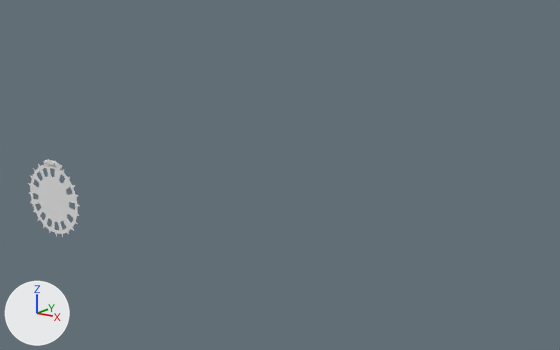
The Blender file modelling/Motorcycle.blend as it was, and as the next commit left it.
Rendered twice from a 50 mm camera at (2.43, 0.68, 2.44) aimed at (-0.26, 4.48, 1.21). Lighting does not change. The marker at lower left points along +X, +Y and +Z.
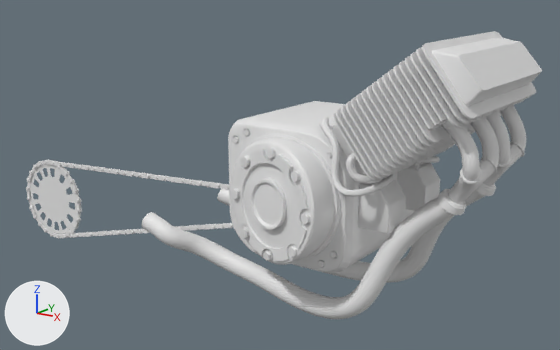
Pixel boxes (x1, y1, x2, y2) of what changed, in the pictures (560 x 350 px; the box of a moved part takes in the faces that stretch with it):
'Cylinder', shown: after (141, 31, 542, 319)
'Circle.016', reshaped, moved, turned: before (54, 161, 62, 169); after (51, 161, 229, 190)
'Circle.015', reshaped: before (44, 159, 56, 165); after (26, 159, 82, 238)
'Circle.018', added: after (57, 223, 234, 238)
part 1 of me_circle_018, added: after (69, 180, 77, 193)
part 2 of me_circle_018, added: after (76, 199, 80, 213)
part 3 of me_circle_018, added: after (72, 218, 79, 229)
part 4 of me_circle_018, added: after (26, 160, 81, 234)
part 5 of me_circle_020, moved or reshaped: before (54, 162, 62, 169); after (60, 162, 65, 167)
part 6 of me_circle_020, added: after (51, 161, 229, 190)

Patch to the scene script:
```diff
--- a/modelling/Motorcycle.blend.py
+++ b/modelling/Motorcycle.blend.py
@@ me_circle_018 @@
 # used by ob_circle_015; location = (-2.032, 4.168, 1.089); rotation_euler = (1.571, 0.131, 0.0), in degrees (90, 7.5, 0); scale = (-0.0139, -0.0139, -0.0139)
-me_circle_018.from_pydata(...)  # 360 vertices, 276 faces; spans x -1.02..6.23, y -1.35..1.36, z -0.76..1.79
+me_circle_018.from_pydata(...)  # 5280 vertices, 3840 faces; spans x -21.21..21.21, y -1.35..41.06, z -0.76..1.79
+# me_circle_018 part 1: the loose piece of 148 vertices spanning x -1.02..6.23, y -1.35..1.36, z -0.76..0.21 is copied, and the copy is turned -60 degrees about the z axis through its middle, then moved by (-18.49, 7.67, 0.0); it spans x -18.49..-13.26, y 4.56..10.77, z -0.76..0.21
+# me_circle_018 part 2: the loose piece of 148 vertices spanning x -1.02..6.23, y -1.35..1.36, z -0.76..0.21 is copied, and the copy is turned -90 degrees about the z axis through its middle, then moved by (-22.46, 17.24, 0.0); it spans x -21.21..-18.49, y 13.62..20.87, z -0.76..0.21
+# me_circle_018 part 3: the loose piece of 148 vertices spanning x -1.02..6.23, y -1.35..1.36, z -0.76..0.21 is copied, and the copy is turned -120 degrees about the z axis through its middle, then moved by (-21.1, 27.52, 0.0); it spans x -20.51..-16.48, y 24.07..30.96, z -0.76..0.21
+# me_circle_018 part 4: 2104 vertices added at x -21.21..21.21, y -1.35..41.06, z -0.76..1.79
@@ me_circle_020 @@
 # used by ob_circle_016; location = (-1.996, 4.176, 1.085); rotation_euler = (1.571, 0.393, 0.0), in degrees (90, 23, 0); scale = (-0.0139, -0.0139, -0.0139)
-me_circle_020.from_pydata(...)  # 80 vertices, 44 faces; spans x -3.63..3.62, y -1.33..1.38, z -0.29..0.34
+me_circle_020.from_pydata(...)  # 7040 vertices, 5120 faces; spans x -0.95..168.28, y -1.05..22.98, z 0.0..2.56
+# me_circle_020 part 5: the loose piece of 40 vertices spanning x -3.63..3.62, y -1.33..1.38, z -0.29..-0.14 is moved by (7.9, 0.96, 1.28)
+# me_circle_020 part 6: 6240 vertices added at x -0.95..168.28, y -1.05..22.98, z 0.0..2.56
+# me_circle_020 part 7: the surface is now shaded smooth
@@ me_circle_031 @@
+me_circle_031.from_pydata(...)  # 7040 vertices, 5120 faces; spans x -1.0..168.0, y -1.0..23.0, z 0.0..3.0
+me_circle_031.polygons.foreach_set('use_smooth', [True] * 5120)
@@ ob_cylinder @@
 _m = ob_cylinder.modifiers.new('EdgeSplit', 'EDGE_SPLIT')
 _m.split_angle = 0.623
-ob_cylinder.hide_set(True)
@@ ob_circle_016 @@
 ob_circle_016 = bpy.data.objects.new('Circle.016', me_circle_020)
-ob_circle_016.location = (-1.996, 4.176, 1.085)
-ob_circle_016.rotation_euler = (1.571, 0.393, 0.0)  # degrees (90, 23, 0)
+ob_circle_016.location = (-2.032, 4.158, 1.094)
+ob_circle_016.rotation_euler = (1.571, 3.221, 0.0)  # degrees (90, 185, 0)
 ob_circle_016.scale = (-0.0139, -0.0139, -0.0139)
@@ ob_circle_018 @@
+ob_circle_018 = bpy.data.objects.new('Circle.018', me_circle_031)
+ob_circle_018.location = (-2.032, 4.158, 0.54)
+ob_circle_018.rotation_euler = (1.571, -3.25, 0.0)  # degrees (90, -186, 0)
+ob_circle_018.scale = (-0.0139, -0.0139, -0.0139)
```
